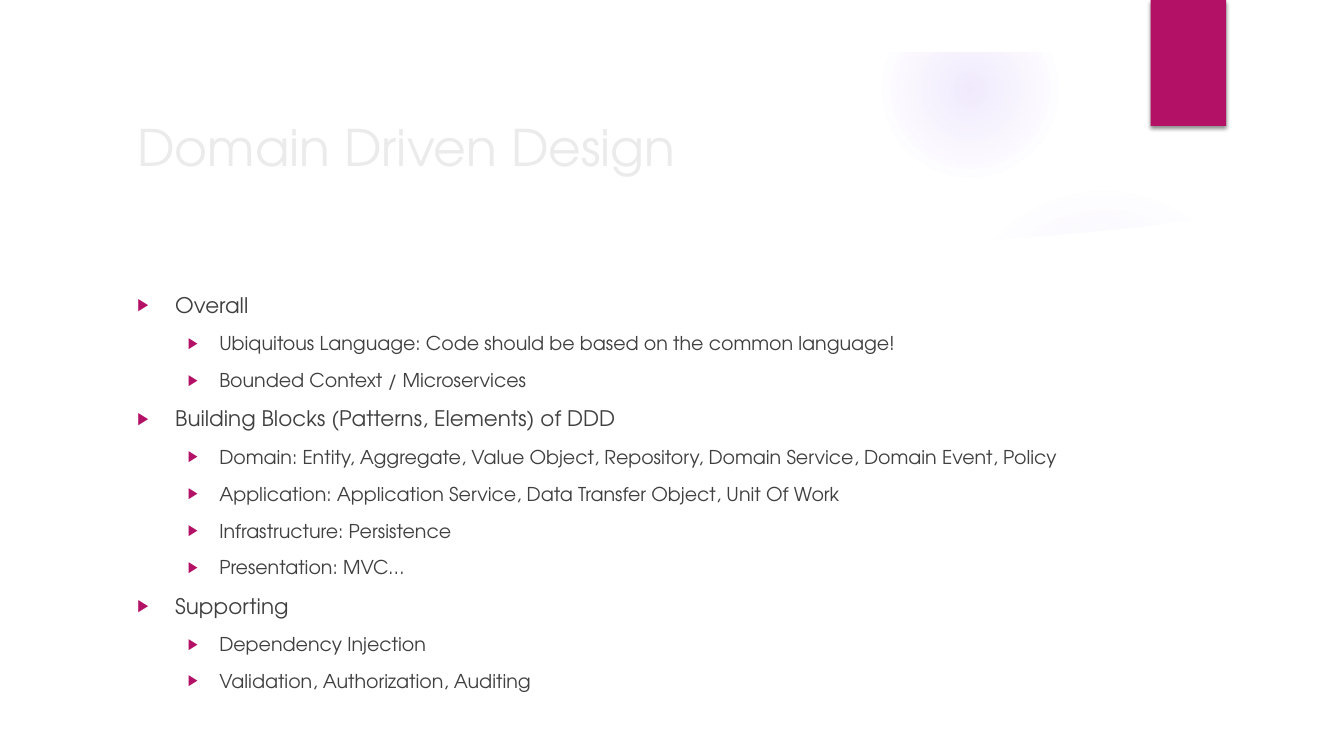
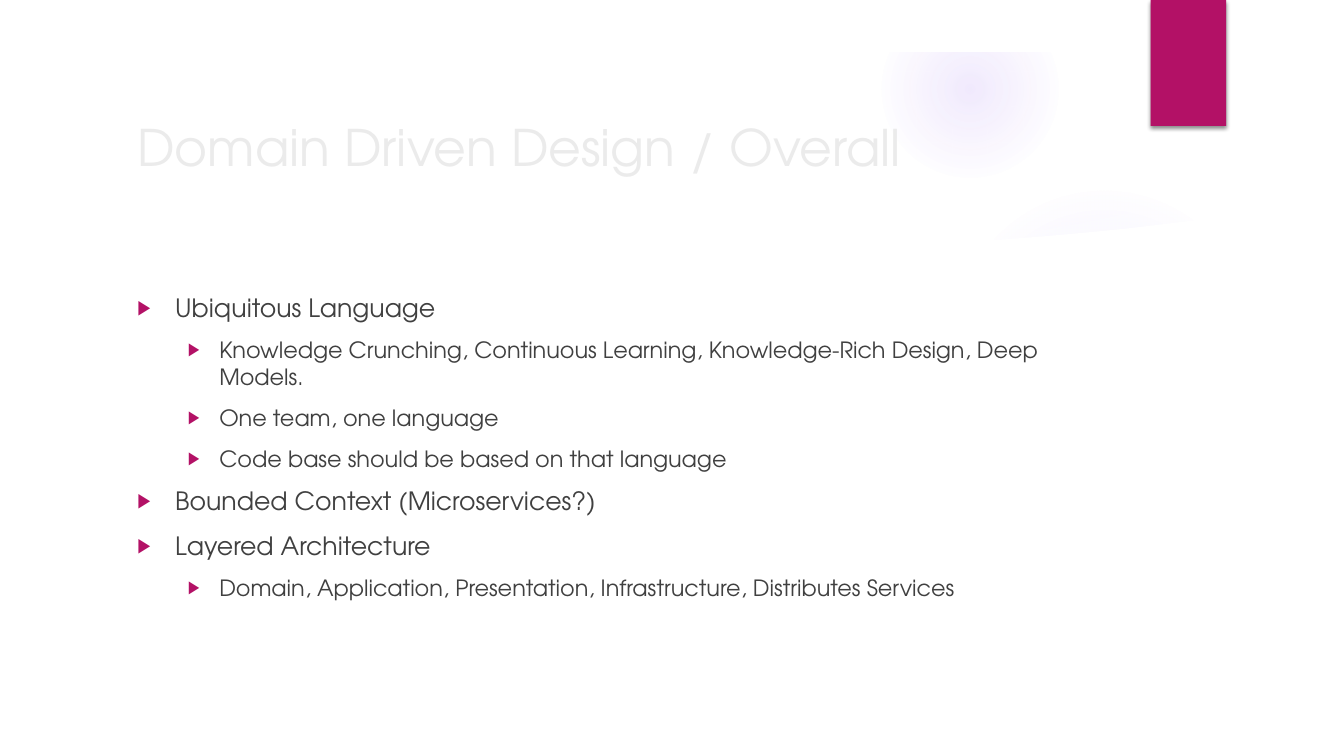
Before and after one commit to hikalkan/samples, a slide deck: slide 4 of DddDemo/doc/DomainDrivenDesign.pptx. Drawn at 1344x756 pixels with LibreOffice and Linux fonts; fonts in the diff are those of the drawing; background and template pictures are left out. Boxes give left, top, right and bottom in pixels: in the first picture for what was removed or moved away, otherwise in the second. Text is boxed around its words. In the diff, an @@ line names an element or a change of style, - is before the commit and + after.

Commit message:
updated presentation.

```diff
--- a/DddDemo/doc/DomainDrivenDesign.pptx
+++ b/DddDemo/doc/DomainDrivenDesign.pptx
@@ title at <box>127,107,1093,185</box>: text changed @@
-Domain Driven Design
+Domain Driven Design / Overall
@@ text at <box>175,298,1038,601</box>: text changed; size 13.6 to 16 pt @@
-▶ Overall
-  ▶ Ubiquitous Language: Code should be based on the common language!
-  ▶ Bounded Context / Microservices
-▶ Building Blocks (Patterns, Elements) of DDD
-  ▶ Domain: Entity, Aggregate, Value Object, Repository, Domain Service, Domain Event, Policy
-  ▶ Application: Application Service, Data Transfer Object, Unit Of Work
-  ▶ Infrastructure: Persistence
-  ▶ Presentation: MVC…
-▶ Supporting
-  ▶ Dependency Injection
-  ▶ Validation, Authorization, Auditing
+▶ Ubiquitous Language
+  ▶ Knowledge Crunching, Continuous Learning, Knowledge-Rich Design, Deep Models.
+  ▶ One team, one language
+  ▶ Code base should be based on that language
+▶ Bounded Context (Microservices?)
+▶ Layered Architecture
+  ▶ Domain, Application, Presentation, Infrastructure, Distributes Services
```
Also in this commit, not shown: 4 other slides changed, 2 slides added, 1 slide removed.
